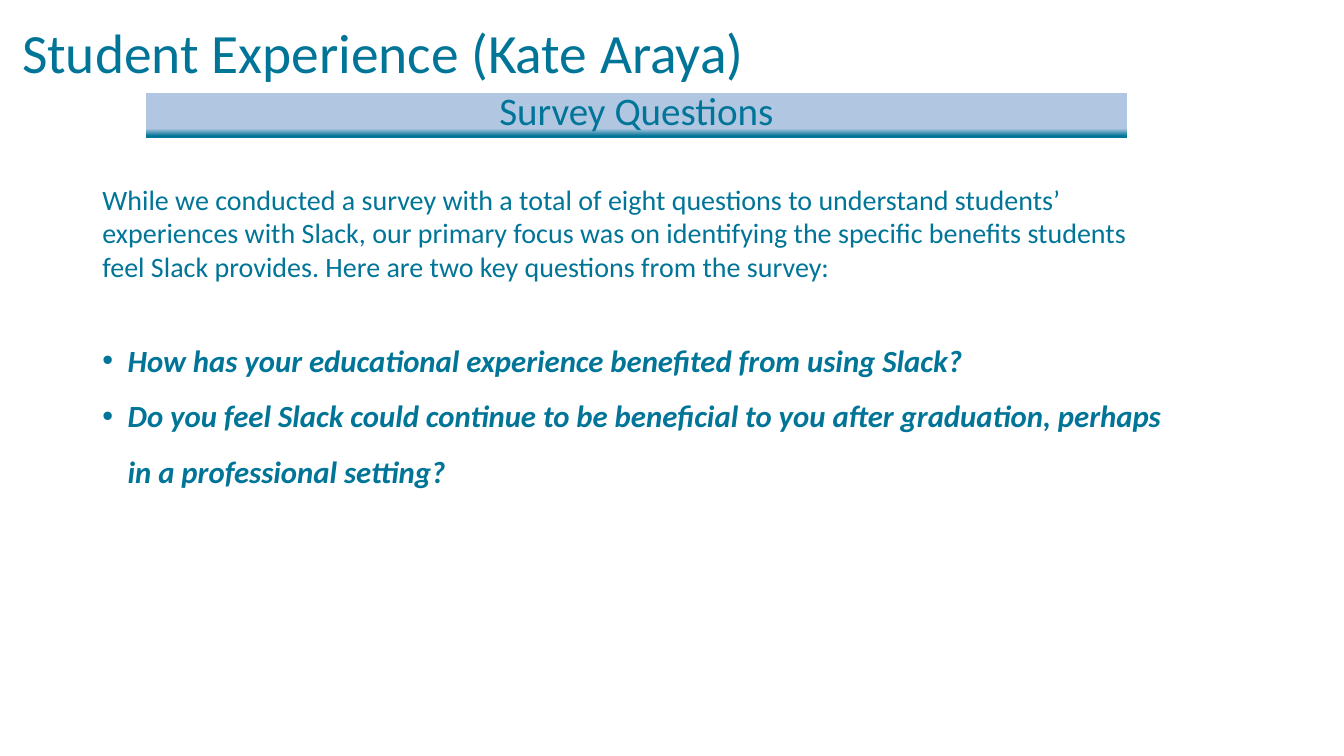
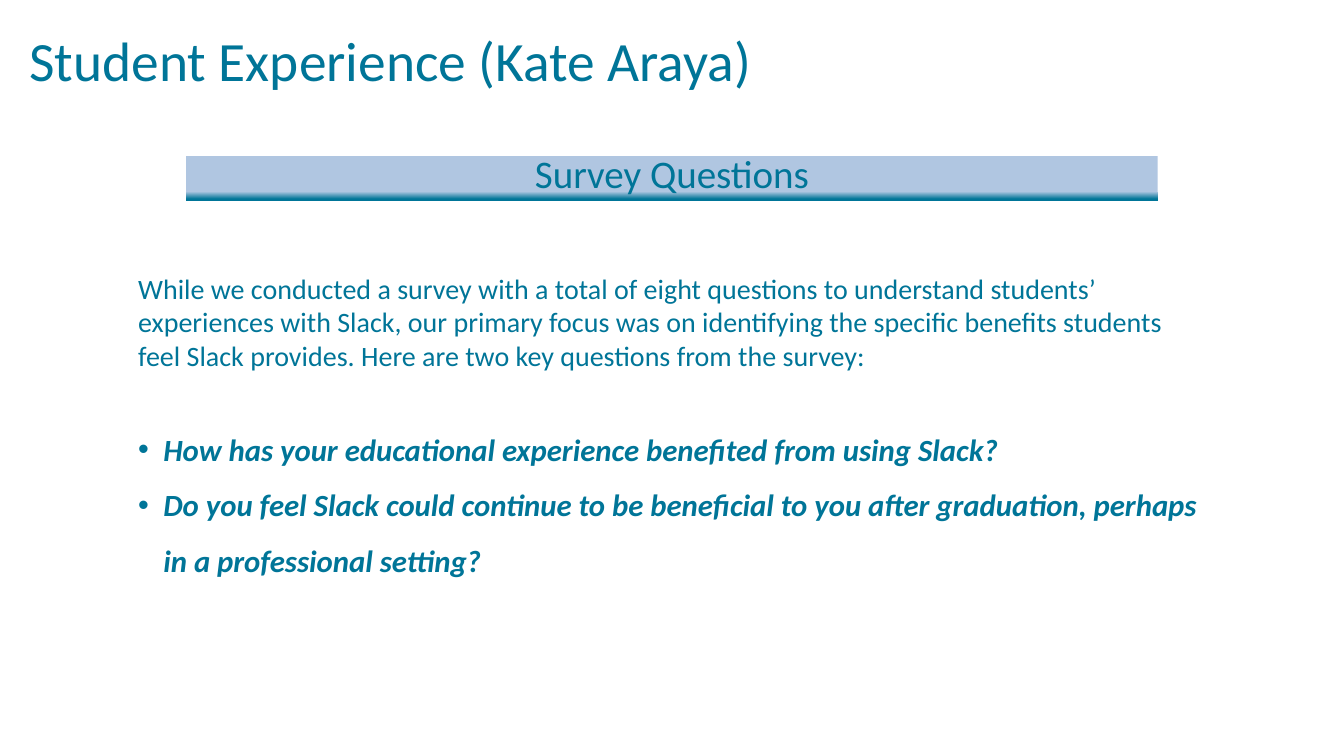
Before and after one commit to FSCJ-FacultyDev/HITEC2024, a slide deck: slide 11 of LeveragingSlackForStudentCollaboration.pptx. Drawn at 1344x756 pixels with LibreOffice and Linux fonts; fonts in the diff are those of the drawing; background and template pictures are left out. Boxes give left, top, right and bottom in pixels: in the first picture for what was removed or moved away, otherwise in the second. Text is boxed around its words. In the diff, an @@ line names an element or a change of style, - is before the commit and + after.

```diff
--- a/LeveragingSlackForStudentCollaboration.pptx
+++ b/LeveragingSlackForStudentCollaboration.pptx
@@ title "Student Experience (Kate Araya)" moved from (x1=22, y1=32, x2=743, y2=82) to (x1=30, y1=40, x2=751, y2=90) @@
@@ rectangle "Survey Questions" resized from (x1=146, y1=93, x2=1127, y2=138) to (x1=187, y1=155, x2=1158, y2=201) @@
@@ text "While we conducted a survey ..." moved from (x1=102, y1=190, x2=1161, y2=489) to (x1=138, y1=279, x2=1197, y2=578) @@
```
Also in this commit, not shown: 2 other slides changed, 7 slides added, 1 slide removed.
